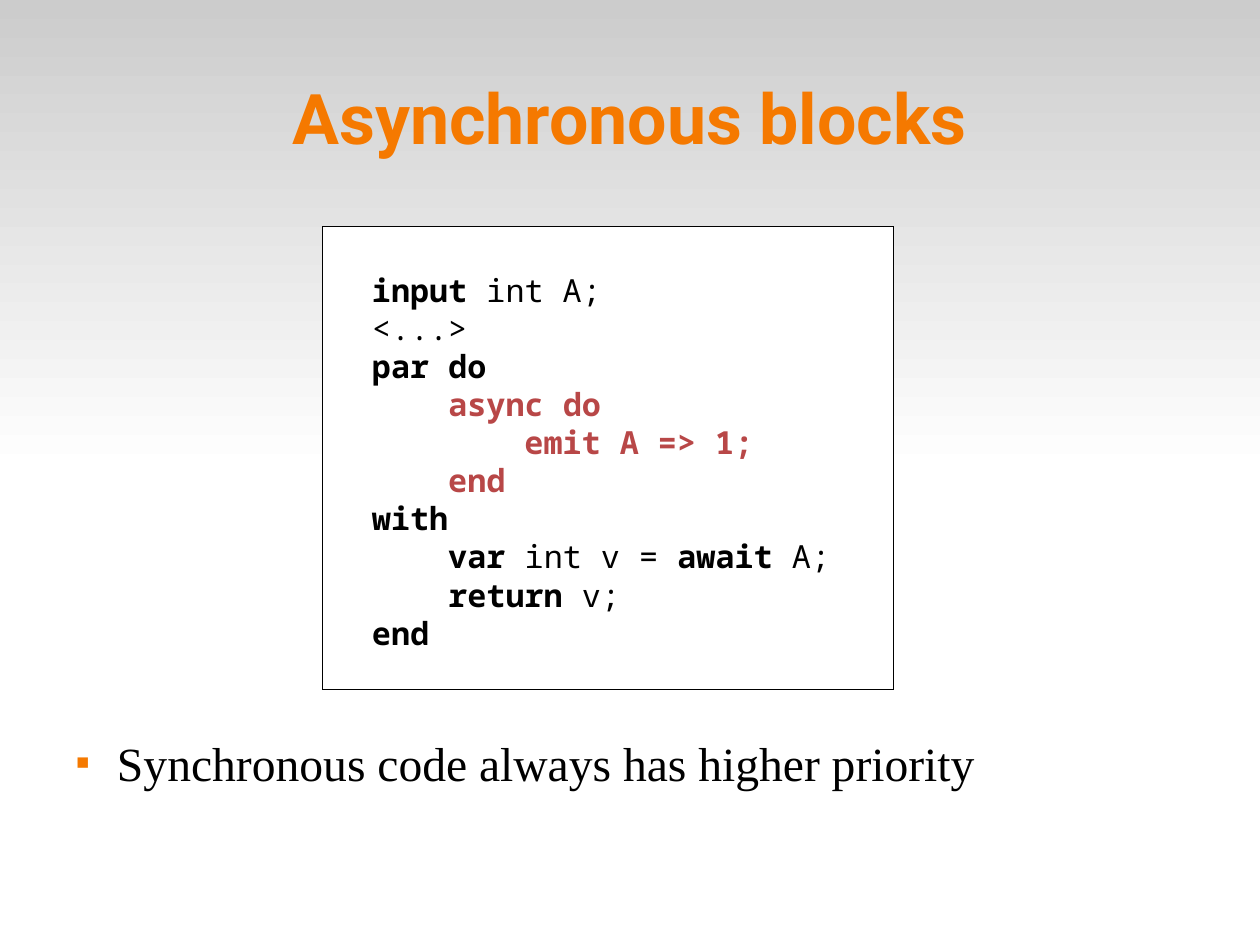
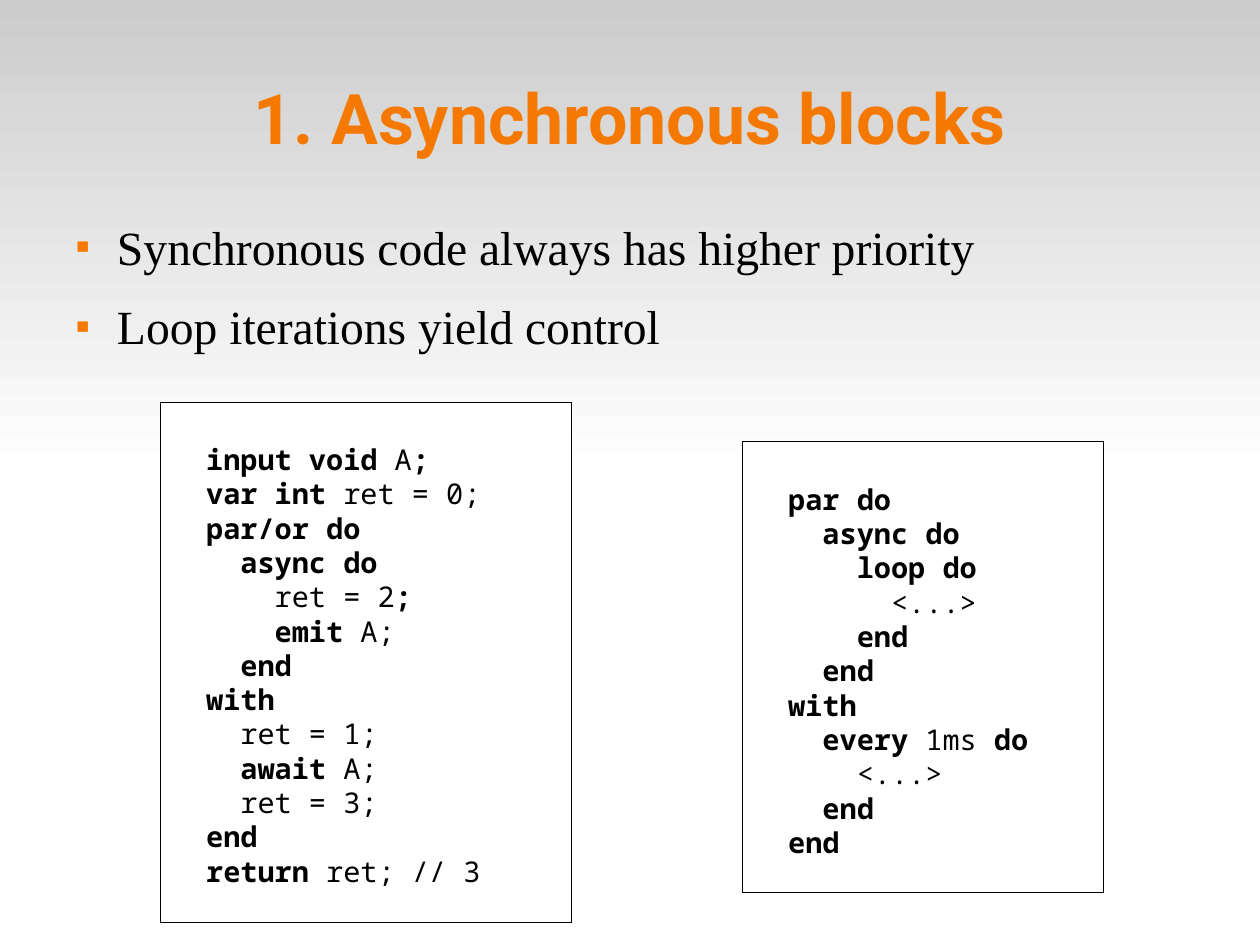
Before and after one commit to fsantanna-no/ceu-docs, a slide deck: slide 9 of ceu_async.odp. Drawn at 1260x945 pixels with LibreOffice and Linux fonts; fonts in the diff are those of the drawing. Boxes give left, top, right and bottom in pixels: in the first picture for what was removed or moved away, otherwise in the second. Text is boxed around its words. In the diff, an @@ line names an element or a change of style, - is before the commit and + after.

```diff
--- a/ceu_async.odp
+++ b/ceu_async.odp
@@ title at bbox=[253, 91, 1005, 159]: text changed @@
-Asynchronous blocks
+1. Asynchronous blocks
@@ text at bbox=[117, 311, 660, 355]: paragraph added @@
+■ Loop iterations yield control
@@ rectangle "input void A;": place and size @@
-rectangle "input void A;" at bbox=[322, 226, 894, 689]
+rectangle "input void A;" at bbox=[161, 402, 572, 923]
@@ text in rectangle at bbox=[206, 448, 480, 546]: text changed; size 20 to 18 pt @@
-input int A;
-<...>
-par do
+input void A;
+var int ret = 0;
+par/or do
@@ rectangle added at bbox=[743, 442, 1105, 894], fill #FFFFFF, outline #000000 0 pt, 18 pt, text #000000, bold @@
+par do
+async do
+loop do
+<...>
+end
+end
+with
+every 1ms do
+<...>
+end
+end
@@ text in rectangle at bbox=[206, 551, 377, 848]: size 20 to 18 pt in "async do", "end", "with", "end"; text colour #B84747 to #000000 in "async do", "end" @@
@@ text in rectangle at bbox=[275, 586, 412, 646]: text changed; size 20 to 18 pt; text colour #B84747 to #000000; bold off @@
-emit A => 1;
+ret = 2;
+emit A;
@@ text in rectangle at bbox=[240, 723, 377, 817]: text changed; size 20 to 18 pt; bold off @@
-var int v = await A;
-return v;
+ret = 1;
+await A;
+ret = 3;
@@ text in rectangle at bbox=[206, 861, 480, 886]: paragraph added @@
+return ret; // 3
```
Also in this commit, not shown: 8 other slides changed, 11 slides added, 1 slide removed, 30 other files.
